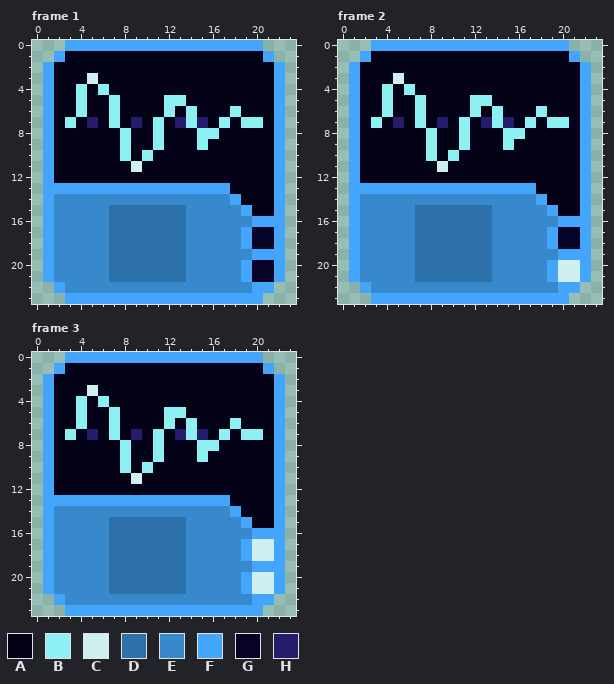
Pixel-art file, stored at Art/Textures/Tiles/BlueTiles/dampener.aseprite. The first picture shows the starting point.
24x24 pixels, 3 frames. Shown: frame 1, frame 2, frame 3.
Palette (. is transparent): A #040217  B #8df1f4  C #cef0f1  D #2c71aa  E #3789cc  F #43a6fc  G #070326  H #251c6b
Pixels before, frame 1, first column x 1:
 0 ..FFFFFFFFFFFFFFFFFF..
 1 .FAAAAAAAAAAAAAAAAAAF.
 2 FAAAAAAAAAAAAAAAAAAAAF
 3 FAAACAAAAAAAAAAAAAAAAF
 4 FAABABAAAAAAAAAAAAAAAF
 5 FAABAABAAAABBAAAAAAAAF
 6 FAABAABAAAABABAAABAAAF
 7 FABAHABAHABAHBHABABBAF
 8 FAAAAAABAABAAABBAAAAAF
 9 FAAAAAABAABAAABAAAAAAF
10 FAAAAAABABAAAAAAAAAAAF
11 FAAAAAAACAAAAAAAAAAAAF
12 FAAAAAAAAAAAAAAAAAAAAF
13 FFFFFFFFFFFFFFFFFAAAAF
14 FEEEEEEEEEEEEEEEEFAAAF
15 FEEEEEDDDDDDDEEEEEFAAF
16 FEEEEEDDDDDDDEEEEEEFFF
17 FEEEEEDDDDDDDEEEEEFGGF
18 FEEEEEDDDDDDDEEEEEFGGF
19 FEEEEEDDDDDDDEEEEEEFFF
20 FEEEEEDDDDDDDEEEEEFGGF
21 FEEEEEDDDDDDDEEEEEFGGF
22 .FEEEEEEEEEEEEEEEEEFF.
23 ..FFFFFFFFFFFFFFFFFF..
Pixels before, frame 2, first column x 1:
 0 ..FFFFFFFFFFFFFFFFFF..
 1 .FAAAAAAAAAAAAAAAAAAF.
 2 FAAAAAAAAAAAAAAAAAAAAF
 3 FAAACAAAAAAAAAAAAAAAAF
 4 FAABABAAAAAAAAAAAAAAAF
 5 FAABAABAAAABBAAAAAAAAF
 6 FAABAABAAAABABAAABAAAF
 7 FABAHABAHABAHBHABABBAF
 8 FAAAAAABAABAAABBAAAAAF
 9 FAAAAAABAABAAABAAAAAAF
10 FAAAAAABABAAAAAAAAAAAF
11 FAAAAAAACAAAAAAAAAAAAF
12 FAAAAAAAAAAAAAAAAAAAAF
13 FFFFFFFFFFFFFFFFFAAAAF
14 FEEEEEEEEEEEEEEEEFAAAF
15 FEEEEEDDDDDDDEEEEEFAAF
16 FEEEEEDDDDDDDEEEEEEFFF
17 FEEEEEDDDDDDDEEEEEFGGF
18 FEEEEEDDDDDDDEEEEEFGGF
19 FEEEEEDDDDDDDEEEEEEFFF
20 FEEEEEDDDDDDDEEEEEFCCF
21 FEEEEEDDDDDDDEEEEEFCCF
22 .FEEEEEEEEEEEEEEEEEFF.
23 ..FFFFFFFFFFFFFFFFFF..
Pixels before, frame 3, first column x 1:
 0 ..FFFFFFFFFFFFFFFFFF..
 1 .FAAAAAAAAAAAAAAAAAAF.
 2 FAAAAAAAAAAAAAAAAAAAAF
 3 FAAACAAAAAAAAAAAAAAAAF
 4 FAABABAAAAAAAAAAAAAAAF
 5 FAABAABAAAABBAAAAAAAAF
 6 FAABAABAAAABABAAABAAAF
 7 FABAHABAHABAHBHABABBAF
 8 FAAAAAABAABAAABBAAAAAF
 9 FAAAAAABAABAAABAAAAAAF
10 FAAAAAABABAAAAAAAAAAAF
11 FAAAAAAACAAAAAAAAAAAAF
12 FAAAAAAAAAAAAAAAAAAAAF
13 FFFFFFFFFFFFFFFFFAAAAF
14 FEEEEEEEEEEEEEEEEFAAAF
15 FEEEEEDDDDDDDEEEEEFAAF
16 FEEEEEDDDDDDDEEEEEEFFF
17 FEEEEEDDDDDDDEEEEEFCCF
18 FEEEEEDDDDDDDEEEEEFCCF
19 FEEEEEDDDDDDDEEEEEEFFF
20 FEEEEEDDDDDDDEEEEEFCCF
21 FEEEEEDDDDDDDEEEEEFCCF
22 .FEEEEEEEEEEEEEEEEEFF.
23 ..FFFFFFFFFFFFFFFFFF..
Once edited:
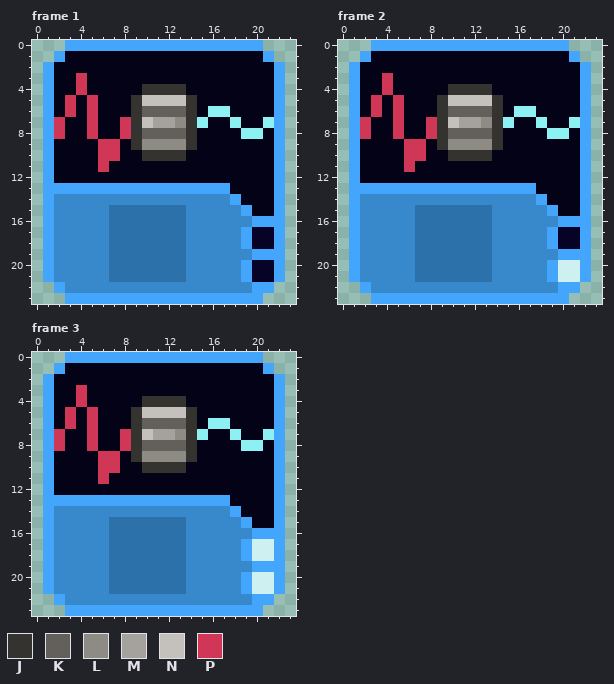
Colours new in this view: J #343330  K #63605c  L #8e8b85  M #a5a29d  N #c4c1bc  P #d03656
What changed:
Frame 1:
Colour B becomes colour A in row 4 at x 6; in row 5 at x 4 and 7; in row 6 at x 4, 7 and 18; in row 7 at x 3, 7, 17 and 19 to 20; in row 8 at x 15 to 16; in row 9 at x 8 and 15.
Colour B becomes colour A in row 10 at x 8.
Colour C becomes colour A in row 3 at x 5; in row 11 at x 9.
Colour A becomes colour B in row 6 at x 16 to 17; in row 7 at x 18 and 21; in row 8 at x 19 to 20.
Colour H becomes colour B in row 7 at x 15.
Colour A becomes colour J in row 4 at x 10 to 13; in row 5 at x 9 and 14; in row 6 at x 9; in rows 8 to 9 at x 9 and 14; in row 10 at x 11 to 13.
Colour B becomes colour J in rows 6 to 7 at x 14; in row 10 at x 10.
Colour H becomes colour J in row 7 at x 9.
Colour A becomes colour K in row 6 at x 10 to 11 and 13; in row 8 at x 10 and 12 to 13.
Colour B becomes colour K in row 6 at x 12; in row 8 at x 11.
Colour A becomes colour L in row 9 at x 10 and 12 to 13.
Colour B becomes colour L in row 9 at x 11.
Colour H becomes colour L in row 7 at x 13.
Colour A becomes colour M in row 7 at x 12.
Colour B becomes colour M in row 7 at x 11.
Colour A becomes colour N in row 5 at x 10 to 11; in row 7 at x 10.
Colour B becomes colour N in row 5 at x 12 to 13.
Colour A becomes colour P in row 3 at x 4; in rows 5 to 6 at x 3 and 5; in row 7 at x 2 and 8; in row 8 at x 2 and 5; in rows 9 to 10 at x 6 to 7; in row 11 at x 6.
Colour B becomes colour P in row 4 at x 4; in row 8 at x 8.
Colour H becomes colour P in row 7 at x 5.
Frame 2: the same change as frame 1
Frame 3: the same change as frame 1
